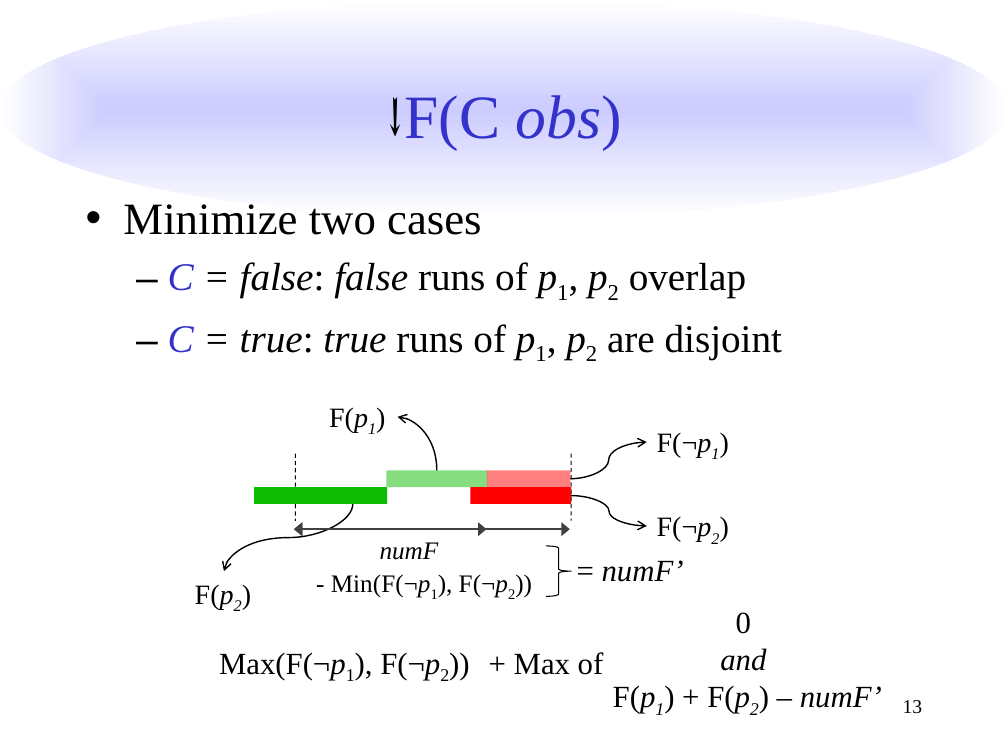
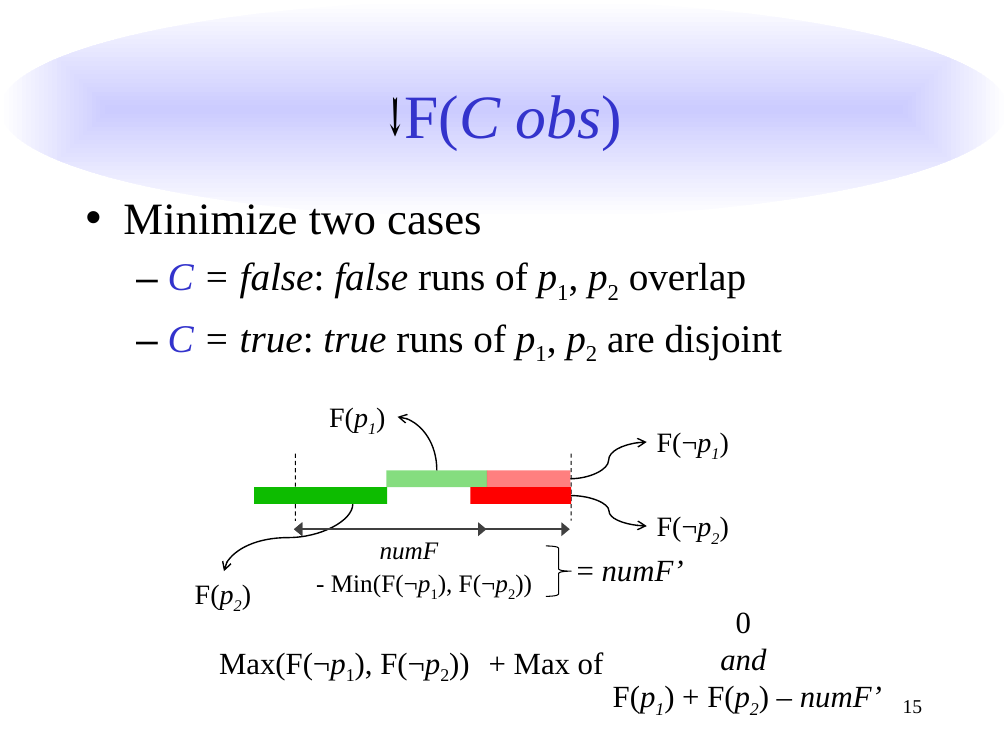
Before and after one commit to liblit/cbiexp, a slide deck: slide 15 of issta-2007/talk/issta-2007.pptx (slide 13 before the commit). Drawn at 1008x756 pixels with LibreOffice and Linux fonts; fonts in the diff are those of the drawing. Boxes give left, top, right and bottom in pixels: in the first picture for what was removed or moved away, otherwise in the second. Text is boxed around its words. In the diff, an @@ line names an element or a change of style, - is before the commit and + after.

```diff
--- a/issta-2007/talk/issta-2007.pptx
+++ b/issta-2007/talk/issta-2007.pptx
@@ title "↓F(C obs)" at (386, 95, 622, 151): italic on in "↓F(C" @@
@@ page number at (903, 700, 923, 714): text changed @@
-13
+15
```
Also in this commit, not shown: 15 other slides changed.
